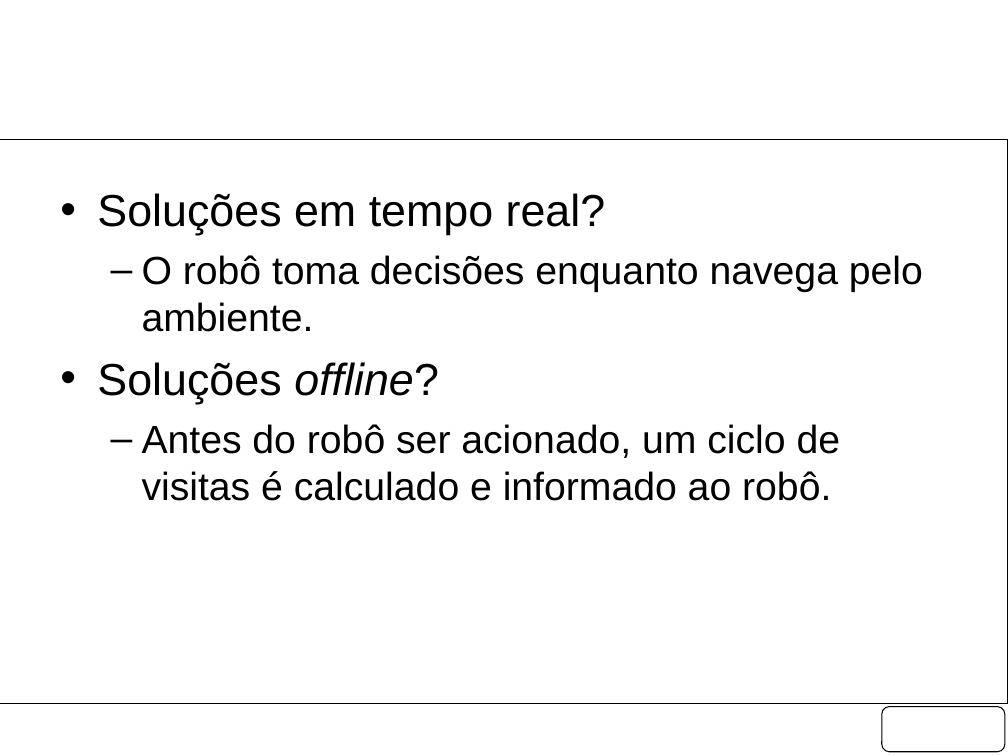
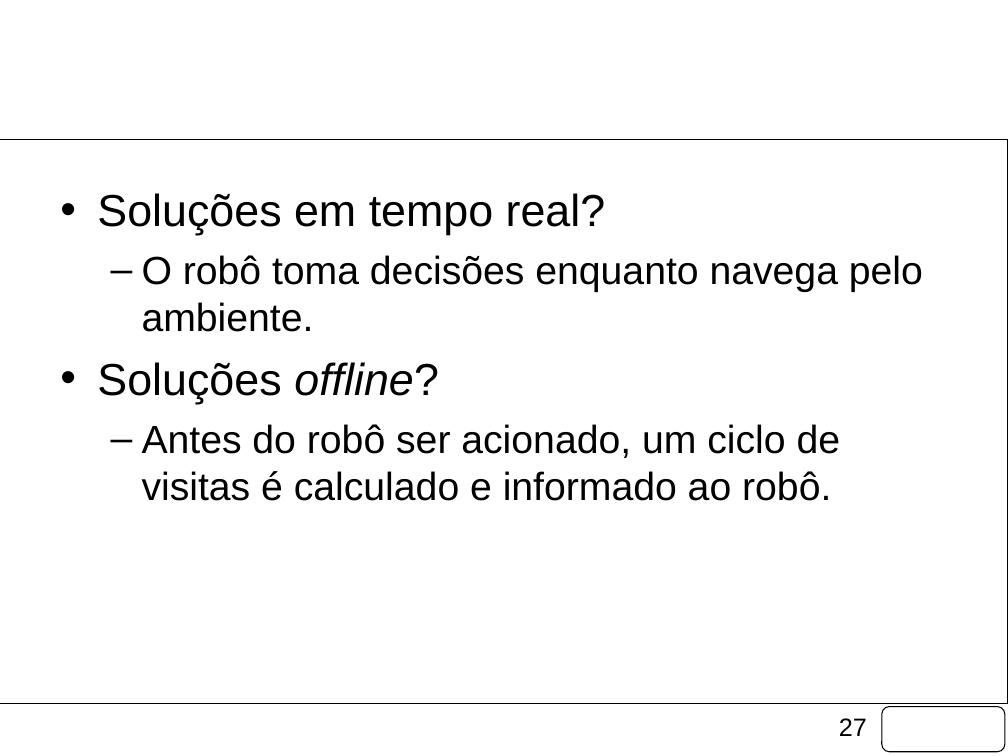
Before and after one commit to fongoses/robo2, a slide deck: slide 27 of documentos/Apresentação Março.pptx (slide 17 before the commit). Drawn at 1008x756 pixels with LibreOffice and Linux fonts; fonts in the diff are those of the drawing; background and template pictures are left out. Boxes give left, top, right and bottom in pixels: in the first picture for what was removed or moved away, otherwise in the second. Text is boxed around its words. In the diff, an @@ line names an element or a change of style, - is before the commit and + after.

```diff
--- a/documentos/Apresentação Março.pptx
+++ b/documentos/Apresentação Março.pptx
@@ page number added at [839,718,867,736], 18 pt, text #000000 @@
+27
```
Also in this commit, not shown: 15 other slides changed, 11 slides added, 1 slide removed, 15 other files.
